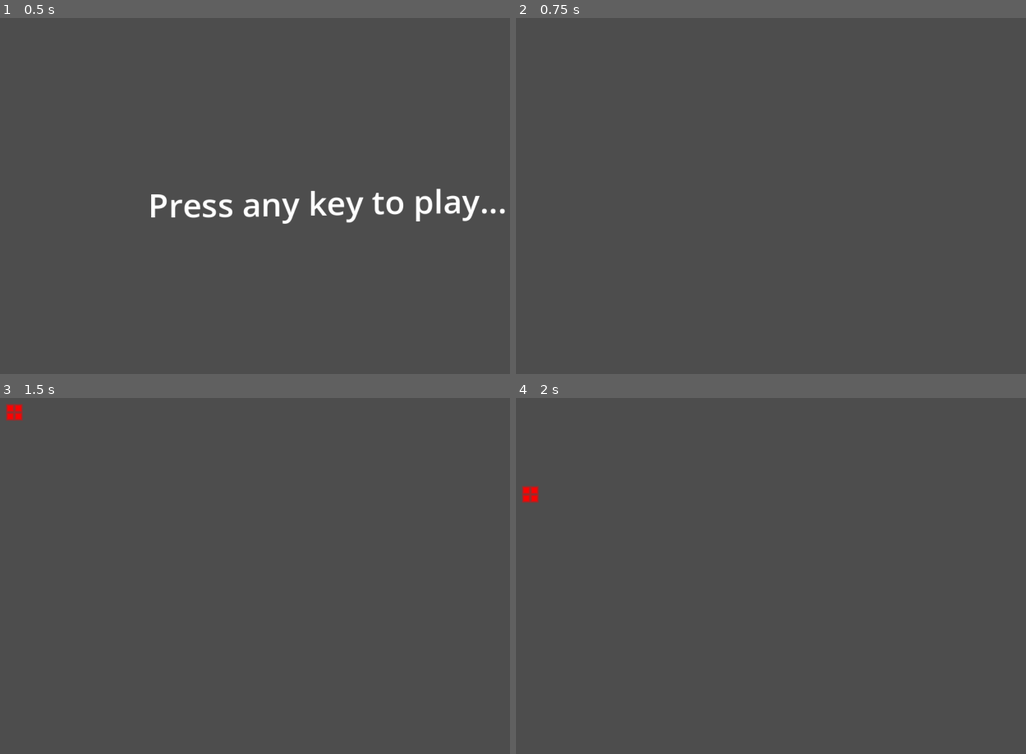
Above: before the commit, frames 1-4 (two rows, left to right).
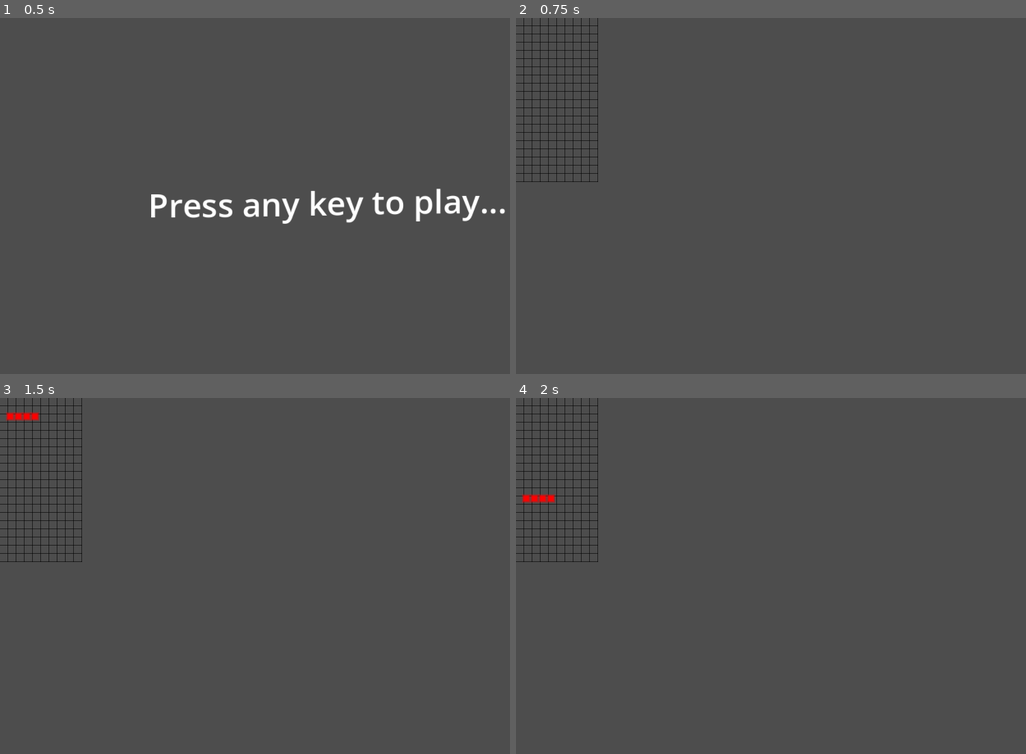
Above: after the commit, the same moments.

Repository: abFrancisco/tetris_clone
Game: Godot game, scene res://main.tscn
The game is run twice, just before and just after one commit, with the same random seed, the same clock (stepped at 60 frames per second) and the same inputs.
Inputs:
- Up to frame 1 (0.5 s): no input
- Up to frame 2 (0.75 s): tap Enter at 0.5 s; hold D (right) from 0.53 s (still down); tap Alt at 0.6 s
- Up to frame 3 (1.5 s): tap Tab at 0.8, 1.35 s; tap Space at 1.25 s; release D (right) at 1.28 s; hold S (down) from 1.28 s (still down)
- Up to frame 4 (2 s): keep holding S (down); tap Ctrl at 1.55 s

Frame 1 is identical in both runs. In frame 2, 1.4% of the frame differs, in the area x 0-17%, y 0-47%; in frame 3, 1.5%; in frame 4, 1.5%.

Commit message:
implemented boundary collisions, mostly working

Diff:
--- a/level.gd
+++ b/level.gd
@@ -20,7 +20,7 @@
 var current_piece:tetromino=null
 var piece_index:int=0
 var bag_index:int=0
-var bag:Array=[['o', 'i', 'l', 'j', 's', 'z', 't'], ['o', 'i', 'l', 'j', 's', 'z', 't']]
+var bag:Array=[['i', 'i', 'i', 'i', 'i', 'i', 'i'], ['o', 'i', 'l', 'j', 's', 'z', 't']]
 
 func _ready():
 	randomize()
@@ -33,6 +33,7 @@
 func _draw():
 	for x in range(game_grid.size()):
 		for y in range(game_grid[0].size()):
+			draw_rect(Rect2(x*4, y*4, 4, 4), Color.BLACK, false, -1.0, false)
 			if game_grid[x][y] != 0:
 				draw_rect(Rect2(x*4, y*4, 2, 2), Color.DARK_BLUE, true, -1.0, true)
 	for x in range(current_piece.cells.size()):
@@ -92,20 +93,45 @@
 			bag_index = 0
 
 func move_piece(vec:Vector2):
-	current_piece.piece_position+=vec
+	#add tests before applying position
+	current_piece.piece_position += vec
+	if is_current_piece_overlapping():
+		current_piece.piece_position -= vec
+		#if vec==Vector2.DOWN:
+			#commit_current_piece()
 	render()
 
 func rotate_piece(direction:int):
+	#add tests before applying rotation
 	var n:int = current_piece.cells.size()
-	print("rotate")
 	var result:Array[Array]
+	var temp:Array
 	result.resize(n)
 	for i in range(n):
 		result[i].resize(n)
 	for i in range(n):
 		for j in range(n):
 			result[n - j - 1][i] = current_piece.cells[i][j];
+	temp=current_piece.cells
 	current_piece.cells=result
+	if is_current_piece_overlapping():
+		current_piece.cells=temp
+
+
+func is_current_piece_overlapping()->bool:
+	#check if piece is overllaping the map commited pieces.
+	var piece_size:int = current_piece.cells.size()
+	var cp_x=current_piece.piece_position.x
+	var cp_y=current_piece.piece_position.y
+	for x in range(piece_size):
+		for y in range(piece_size):
+			if current_piece.cells[y][x] != 0:
+				print("thingy   x="+str(x)+"   y="+str(y))
+				if (cp_y + y >= 20):
+					return true
+				if (cp_x + x < 0 or cp_x + x >= 10):
+					return true
+	return false
 
 func commit_current_piece():
 	var piece_size:int=current_piece.cells.size()
